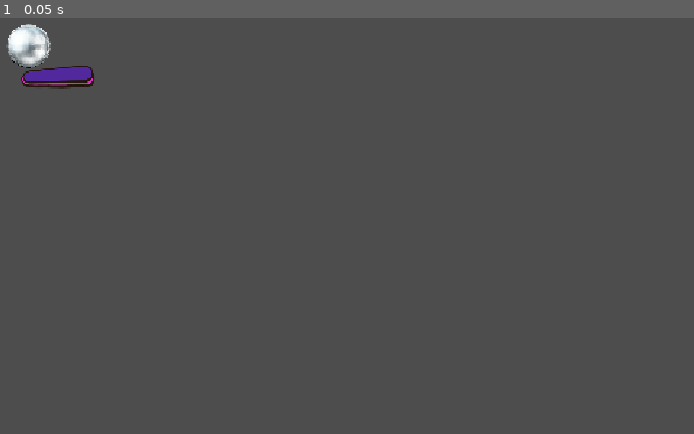
Above: before the commit, frame 1.
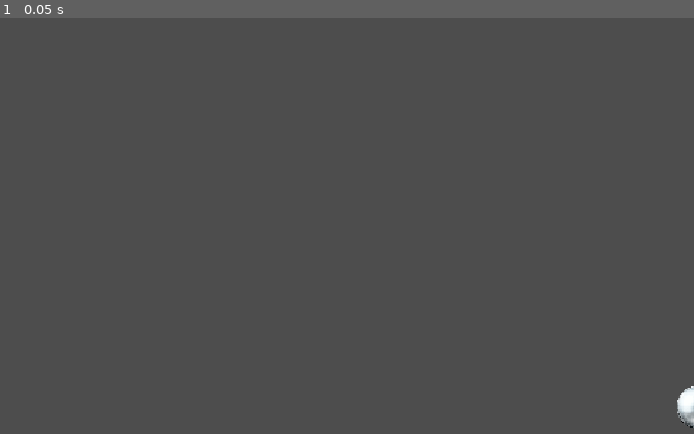
Above: after the commit, the same moment.

Repository: Edu-Dev12/Pinball_Survivor
Game: Godot game, scene res://Scenes/Level/Manager/game_manager.tscn
Same seed, same stepped clock (60 frames per second), same inputs: the game is played once before the commit and once after it. Before the commit the project starts from res://Scenes/main.tscn.
Inputs:
- Up to frame 1 (0.05 s): no input

The runs differ from the first frame. In frame 1, 1.2% of the frame differs, in the area x 0-100%, y 1-99%.

Commit message:
Managers gerais estrutura e organização

Diff:
--- /dev/null
+++ b/rhythm-game/Scenes/Audio/audio_manager.tscn
@@ -0,0 +1,8 @@
+[gd_scene format=3 uid="uid://biimlykjoq3x0"]
+
+[ext_resource type="Script" uid="uid://d1i4c0sk71qdf" path="res://Scripts/Audio/audio_manager.gd" id="1_goatc"]
+
+[node name="AudioManager" type="Node" unique_id=784908234]
+script = ExtResource("1_goatc")
+
+[node name="BackgroundMusic" type="AudioStreamPlayer" parent="." unique_id=1845058462]
--- /dev/null
+++ b/rhythm-game/Scenes/Camera/game_camera.tscn
@@ -0,0 +1,6 @@
+[gd_scene format=3 uid="uid://c2f02pdv27swa"]
+
+[ext_resource type="Script" uid="uid://dfk0qhf7wk1mc" path="res://Scripts/Camera/game_camera.gd" id="1_f7m5w"]
+
+[node name="GameCamera" type="Camera2D" unique_id=1832176273]
+script = ExtResource("1_f7m5w")
--- /dev/null
+++ b/rhythm-game/Scenes/Environment/pinball_machine.tscn
@@ -0,0 +1,3 @@
+[gd_scene format=3 uid="uid://dko0vq4ku86vb"]
+
+[node name="PinballMachine" type="Node2D" unique_id=1384302898]
--- /dev/null
+++ b/rhythm-game/Scenes/Level/Manager/game_manager.tscn
@@ -0,0 +1,9 @@
+[gd_scene format=3 uid="uid://dedyay5otb6h"]
+
+[ext_resource type="Script" uid="uid://bwv8wceiayo3k" path="res://Scripts/Level/game_manager.gd" id="1_10sge"]
+[ext_resource type="PackedScene" uid="uid://c2f02pdv27swa" path="res://Scenes/Camera/game_camera.tscn" id="2_piw3h"]
+
+[node name="GameManager" type="Node" unique_id=126509562]
+script = ExtResource("1_10sge")
+
+[node name="GameCamera" parent="." unique_id=1832176273 instance=ExtResource("2_piw3h")]
--- /dev/null
+++ b/rhythm-game/Scenes/Level/game_over.tscn
@@ -0,0 +1,3 @@
+[gd_scene format=3 uid="uid://bovdpmjyi3yqj"]
+
+[node name="GameOver" type="Node2D" unique_id=99748725]
--- /dev/null
+++ b/rhythm-game/Scenes/Level/level_1.tscn
@@ -0,0 +1,11 @@
+[gd_scene format=3 uid="uid://d21nmp141vkff"]
+
+[ext_resource type="PackedScene" uid="uid://dko0vq4ku86vb" path="res://Scenes/Environment/pinball_machine.tscn" id="1_k541i"]
+[ext_resource type="PackedScene" uid="uid://c46x7behm7yyv" path="res://Scenes/Entity/player.tscn" id="2_m5hwo"]
+
+[node name="Level_1" type="Node2D" unique_id=989795356]
+
+[node name="Pinball_Machine" parent="." unique_id=1384302898 instance=ExtResource("1_k541i")]
+
+[node name="Player" parent="." unique_id=288184236 instance=ExtResource("2_m5hwo")]
+position = Vector2(582, 284)
--- /dev/null
+++ b/rhythm-game/Scenes/Level/menu.tscn
@@ -0,0 +1,3 @@
+[gd_scene format=3 uid="uid://d3vqqvvmjt071"]
+
+[node name="Menu" type="Node2D" unique_id=576646292]
--- /dev/null
+++ b/rhythm-game/Scenes/Utils/signal_manager.tscn
@@ -0,0 +1,6 @@
+[gd_scene format=3 uid="uid://dw3fukwpg6503"]
+
+[ext_resource type="Script" uid="uid://cef0gnbyq5yyn" path="res://Scripts/Utils/signal_manager.gd" id="1_7dm1c"]
+
+[node name="SignalManager" type="Node" unique_id=427799901]
+script = ExtResource("1_7dm1c")
--- a/rhythm-game/Scenes/main.tscn
+++ /dev/null
@@ -1,183 +0,0 @@
-[gd_scene format=3 uid="uid://d21nmp141vkff"]
-
-[ext_resource type="PackedScene" uid="uid://c46x7behm7yyv" path="res://Scenes/Entity/player.tscn" id="1_jjgbg"]
-
-[sub_resource type="RectangleShape2D" id="RectangleShape2D_pv2mu"]
-size = Vector2(261, 1171.6504)
-
-[sub_resource type="CircleShape2D" id="CircleShape2D_pv2mu"]
-radius = 31.0
-
-[node name="Main" type="Node2D" unique_id=989795356]
-
-[node name="Player" parent="." unique_id=288184236 instance=ExtResource("1_jjgbg")]
-position = Vector2(194, 88)
-
-[node name="StaticBody2D" type="StaticBody2D" parent="." unique_id=1516321544]
-
-[node name="CollisionShape2D" type="CollisionShape2D" parent="StaticBody2D" unique_id=854956123]
-position = Vector2(-120.5, 331.5)
-shape = SubResource("RectangleShape2D_pv2mu")
-
-[node name="StaticBody2D2" type="StaticBody2D" parent="." unique_id=1467445081]
-position = Vector2(1397, 0)
-
-[node name="CollisionShape2D" type="CollisionShape2D" parent="StaticBody2D2" unique_id=883769897]
-position = Vector2(-120.5, 331.5)
-shape = SubResource("RectangleShape2D_pv2mu")
-
-[node name="StaticBody2D3" type="StaticBody2D" parent="." unique_id=1187759566]
-position = Vector2(8.999878, 660)
-rotation = -1.5646887
-
-[node name="CollisionShape2D" type="CollisionShape2D" parent="StaticBody2D3" unique_id=1656234384]
-position = Vector2(-120.47362, 577.7467)
-shape = SubResource("RectangleShape2D_pv2mu")
-
-[node name="StaticBody2D4" type="StaticBody2D" parent="." unique_id=238448212]
-position = Vector2(-4, -246.00006)
-rotation = -1.5646887
-
-[node name="CollisionShape2D" type="CollisionShape2D" parent="StaticBody2D4" unique_id=922483823]
-position = Vector2(-120.47362, 577.7467)
-shape = SubResource("RectangleShape2D_pv2mu")
-
-[node name="StaticBody2D5" type="StaticBody2D" parent="." unique_id=312510322 groups=["Enemy"]]
-position = Vector2(354, 303)
-
-[node name="CollisionShape2D" type="CollisionShape2D" parent="StaticBody2D5" unique_id=1646090519]
-shape = SubResource("CircleShape2D_pv2mu")
-debug_color = Color(0.981728, 0, 0.37262845, 0.41960785)
-
-[node name="StaticBody2D6" type="StaticBody2D" parent="." unique_id=2079341259 groups=["Enemy"]]
-position = Vector2(600, 140)
-
-[node name="CollisionShape2D" type="CollisionShape2D" parent="StaticBody2D6" unique_id=1802942426]
-shape = SubResource("CircleShape2D_pv2mu")
-debug_color = Color(0.981728, 0, 0.37262845, 0.41960785)
-
-[node name="StaticBody2D7" type="StaticBody2D" parent="." unique_id=39121181 groups=["Enemy"]]
-position = Vector2(541, 547)
-
-[node name="CollisionShape2D" type="CollisionShape2D" parent="StaticBody2D7" unique_id=407734183]
-shape = SubResource("CircleShape2D_pv2mu")
-debug_color = Color(0.981728, 0, 0.37262845, 0.41960785)
-
-[node name="StaticBody2D8" type="StaticBody2D" parent="." unique_id=1776911191 groups=["Enemy"]]
-position = Vector2(897, 393)
-
-[node name="CollisionShape2D" type="CollisionShape2D" parent="StaticBody2D8" unique_id=755949671]
-shape = SubResource("CircleShape2D_pv2mu")
-debug_color = Color(0.981728, 0, 0.37262845, 0.41960785)
-
-[node name="StaticBody2D9" type="StaticBody2D" parent="." unique_id=873334952 groups=["Enemy"]]
-position = Vector2(928, 115)
-
-[node name="CollisionShape2D" type="CollisionShape2D" parent="StaticBody2D9" unique_id=1193496160]
-shape = SubResource("CircleShape2D_pv2mu")
-debug_color = Color(0.981728, 0, 0.37262845, 0.41960785)
-
-[node name="StaticBody2D10" type="StaticBody2D" parent="." unique_id=1809243827 groups=["Enemy"]]
-position = Vector2(970, 572)
-
-[node name="CollisionShape2D" type="CollisionShape2D" parent="StaticBody2D10" unique_id=1751221924]
-shape = SubResource("CircleShape2D_pv2mu")
-debug_color = Color(0.981728, 0, 0.37262845, 0.41960785)
-
-[node name="StaticBody2D11" type="StaticBody2D" parent="." unique_id=621820839 groups=["Enemy"]]
-position = Vector2(175, 572)
-
-[node name="CollisionShape2D" type="CollisionShape2D" parent="StaticBody2D11" unique_id=1382906014]
-shape = SubResource("CircleShape2D_pv2mu")
-debug_color = Color(0.981728, 0, 0.37262845, 0.41960785)
-
-[node name="StaticBody2D12" type="StaticBody2D" parent="." unique_id=1915692687 groups=["Enemy"]]
-position = Vector2(96, 282)
-
-[node name="CollisionShape2D" type="CollisionShape2D" parent="StaticBody2D12" unique_id=1056804653]
-shape = SubResource("CircleShape2D_pv2mu")
-debug_color = Color(0.981728, 0, 0.37262845, 0.41960785)
-
-[node name="StaticBody2D13" type="StaticBody2D" parent="." unique_id=1483147496 groups=["Enemy"]]
-position = Vector2(333, 102)
-
-[node name="CollisionShape2D" type="CollisionShape2D" parent="StaticBody2D13" unique_id=814540332]
-shape = SubResource("CircleShape2D_pv2mu")
-debug_color = Color(0.981728, 0, 0.37262845, 0.41960785)
-
-[node name="StaticBody2D14" type="StaticBody2D" parent="." unique_id=1355388035 groups=["Enemy"]]
-position = Vector2(620, 399)
-
-[node name="CollisionShape2D" type="CollisionShape2D" parent="StaticBody2D14" unique_id=227310783]
-shape = SubResource("CircleShape2D_pv2mu")
-debug_color = Color(0.981728, 0, 0.37262845, 0.41960785)
-
-[node name="StaticBody2D15" type="StaticBody2D" parent="." unique_id=1276833404 groups=["Enemy"]]
-position = Vector2(806, 212)
-
-[node name="CollisionShape2D" type="CollisionShape2D" parent="StaticBody2D15" unique_id=1224342467]
-shape = SubResource("CircleShape2D_pv2mu")
-debug_color = Color(0.981728, 0, 0.37262845, 0.41960785)
-
-[node name="StaticBody2D16" type="StaticBody2D" parent="." unique_id=83504925 groups=["Enemy"]]
-position = Vector2(750, 536)
-
-[node name="CollisionShape2D" type="CollisionShape2D" parent="StaticBody2D16" unique_id=164812148]
-shape = SubResource("CircleShape2D_pv2mu")
-debug_color = Color(0.981728, 0, 0.37262845, 0.41960785)
-
-[node name="StaticBody2D17" type="StaticBody2D" parent="." unique_id=148696607 groups=["Enemy"]]
-position = Vector2(261, 426)
-
-[node name="CollisionShape2D" type="CollisionShape2D" parent="StaticBody2D17" unique_id=856476950]
-shape = SubResource("CircleShape2D_pv2mu")
-debug_color = Color(0.981728, 0, 0.37262845, 0.41960785)
-
-[node name="StaticBody2D18" type="StaticBody2D" parent="." unique_id=1386749986 groups=["Enemy"]]
-position = Vector2(59, 480)
-
-[node name="CollisionShape2D" type="CollisionShape2D" parent="StaticBody2D18" unique_id=1558096131]
-shape = SubResource("CircleShape2D_pv2mu")
-debug_color = Color(0.981728, 0, 0.37262845, 0.41960785)
-
-[node name="StaticBody2D19" type="StaticBody2D" parent="." unique_id=1963880174 groups=["Enemy"]]
-position = Vector2(72, 92)
-
-[node name="CollisionShape2D" type="CollisionShape2D" parent="StaticBody2D19" unique_id=1292480839]
-shape = SubResource("CircleShape2D_pv2mu")
-debug_color = Color(0.981728, 0, 0.37262845, 0.41960785)
-
-[node name="StaticBody2D20" type="StaticBody2D" parent="." unique_id=1202407419 groups=["Enemy"]]
-position = Vector2(463, 72)
-
-[node name="CollisionShape2D" type="CollisionShape2D" parent="StaticBody2D20" unique_id=1616568406]
-shape = SubResource("CircleShape2D_pv2mu")
-debug_color = Color(0.981728, 0, 0.37262845, 0.41960785)
-
-[node name="StaticBody2D21" type="StaticBody2D" parent="." unique_id=232802796 groups=["Enemy"]]
-position = Vector2(776, 72)
-
-[node name="CollisionShape2D" type="CollisionShape2D" parent="StaticBody2D21" unique_id=289724205]
-shape = SubResource("CircleShape2D_pv2mu")
-debug_color = Color(0.981728, 0, 0.37262845, 0.41960785)
-
-[node name="StaticBody2D22" type="StaticBody2D" parent="." unique_id=202064813 groups=["Enemy"]]
-position = Vector2(1092, 456)
-
-[node name="CollisionShape2D" type="CollisionShape2D" parent="StaticBody2D22" unique_id=171896759]
-shape = SubResource("CircleShape2D_pv2mu")
-debug_color = Color(0.981728, 0, 0.37262845, 0.41960785)
-
-[node name="StaticBody2D23" type="StaticBody2D" parent="." unique_id=481266226 groups=["Enemy"]]
-position = Vector2(1035, 267)
-
-[node name="CollisionShape2D" type="CollisionShape2D" parent="StaticBody2D23" unique_id=154417760]
-shape = SubResource("CircleShape2D_pv2mu")
-debug_color = Color(0.981728, 0, 0.37262845, 0.41960785)
-
-[node name="StaticBody2D24" type="StaticBody2D" parent="." unique_id=418405807 groups=["Enemy"]]
-position = Vector2(1082, 84)
-
-[node name="CollisionShape2D" type="CollisionShape2D" parent="StaticBody2D24" unique_id=748828359]
-shape = SubResource("CircleShape2D_pv2mu")
-debug_color = Color(0.981728, 0, 0.37262845, 0.41960785)
--- /dev/null
+++ b/rhythm-game/Scripts/Audio/audio_manager.gd
@@ -0,0 +1,53 @@
+extends Node
+
+@onready var bgm_streamer := $BackgroundMusic
+
+var current_music_index := 0
+var musics := [
+]
+
+func _ready() -> void:
+	bgm_streamer.finished.connect(_on_music_finished)
+
+func change_current_music(music: AudioStream):
+	bgm_streamer.stream = music
+	bgm_streamer.bus = "Music"
+	bgm_streamer.play()
+
+#Da play na musica atual da lista, possibilitando uma fila de musicas
+func play_current_music() -> void:
+	if musics.is_empty():
+		return
+
+	bgm_streamer.stream = musics[current_music_index]
+	bgm_streamer.bus = "Music"
+	bgm_streamer.play()
+
+func _on_music_finished() -> void:
+	if musics.is_empty():
+		return
+
+	current_music_index += 1
+	if current_music_index >= musics.size():
+		current_music_index = 0
+	play_current_music()
+
+func stop_music():
+	bgm_streamer.stop()
+
+func play_sound_effect(stream: AudioStream, bus: String = "SFX", volume_db: float = 0.0, pitch_min: float = 0.90, pitch_max: float = 1.05) -> void:
+	var new_sfx := AudioStreamPlayer.new()
+
+	new_sfx.stream = stream
+	new_sfx.bus = bus
+	new_sfx.volume_db = volume_db
+	new_sfx.pitch_scale = randf_range(pitch_min, pitch_max)
+
+	new_sfx.finished.connect(
+		destroy_stream_player.bind(new_sfx)
+	)
+	add_child(new_sfx)
+	new_sfx.play()
+
+func destroy_stream_player(stream_player: AudioStreamPlayer) -> void:
+	stream_player.queue_free()
--- /dev/null
+++ b/rhythm-game/Scripts/Camera/game_camera.gd
@@ -0,0 +1,4 @@
+extends Camera2D
+
+var can_follow_player: bool = false
+var current_player_node: PlayerBody
--- a/rhythm-game/Scripts/Entity/player.gd
+++ b/rhythm-game/Scripts/Entity/player.gd
@@ -1,6 +1,8 @@
+@icon("res://Assets/pinball_image.png")
 extends Node2D
+class_name PlayerBody
 
 @export var rigidBody2D: RigidBody2D
 
-func _physics_process(delta: float) -> void:
+func _physics_process(_delta: float) -> void:
 	pass
--- /dev/null
+++ b/rhythm-game/Scripts/Level/game_manager.gd
@@ -0,0 +1,82 @@
+extends Node
+class_name GameManager
+
+@export_enum("menu","game_over","level_1") var starting_level_name: String = "level_1"
+@export_enum("menu","game_over","level_1") var try_again_scene_name: String = "game_over"
+@onready var camera: Camera2D = $GameCamera
+
+# Leveis de sistema e fluxo
+const MENU = preload("res://Scenes/Level/menu.tscn")
+const GAME_OVER = preload("res://Scenes/Level/game_over.tscn")
+# Leveis de jogo
+const LEVEL_1_1 = preload("res://Scenes/Level/level_1.tscn")
+
+var current_level_node: Node2D
+var current_level_packed_scene: PackedScene
+var game_leveis = {
+	# Telas de sistema e fluxo
+	"menu": MENU,
+	"game_over": GAME_OVER,
+	# Fases do jogo
+	"level_1": LEVEL_1_1
+}
+
+# Called when the node enters the scene tree for the first time.
+func _ready() -> void:
+	SignalManager.next_level_reached.connect(change_current_level)
+	SignalManager.level_loaded.connect(update_tilemap)
+	SignalManager.game_over.connect(game_over)
+
+	SignalManager.player_spawned.connect(update_player)
+	SignalManager.player_died.connect(player_died)
+
+	SignalManager.request_camera_reference.connect(send_camera_reference)
+
+	change_current_level(starting_level_name)
+
+func update_player(new_player: PlayerBody):
+	camera.update_player_node(new_player)
+
+func update_tilemap(new_tilemap: TileMapLayer):
+	camera.update_camera_limits(new_tilemap)
+
+func change_current_level(level_name: String):
+	# Verifica se a chave existe no dicionário para evitar crashes
+	if not game_leveis.has(level_name):
+		print("Erro: A cena '" + level_name + "' não existe no dicionário game_leveis!")
+		return
+
+	if current_level_node:
+		current_level_node.queue_free()
+
+	var target_scene = game_leveis[level_name]
+	current_level_packed_scene = target_scene
+
+	var new_current_level = target_scene.instantiate()
+	add_child(new_current_level)
+	camera.can_follow_player = true
+	current_level_node = new_current_level
+
+func player_died():
+	if current_level_node:
+		current_level_node.queue_free()
+	current_level_node = current_level_packed_scene.instantiate()
+	add_child(current_level_node)
+	AudioManager.play_current_music()
+
+func game_over():
+	if current_level_node:
+		current_level_node.queue_free()
+	camera.free_limits()
+	camera.position = Vector2(128,120)
+
+	if game_leveis.has(try_again_scene_name):
+		var try_again_scene = game_leveis[try_again_scene_name]
+		var new_current_level = try_again_scene.instantiate()
+		add_child(new_current_level)
+		current_level_node = new_current_level
+	else:
+		print("Erro: Tela de game_over não configurada corretamente!")
+
+func send_camera_reference():
+	SignalManager.respond_camera_reference.emit(camera)
--- /dev/null
+++ b/rhythm-game/Scripts/Utils/signal_manager.gd
@@ -0,0 +1,16 @@
+@warning_ignore_start("unused_signal")
+extends Node
+
+# Level Management
+signal next_level_reached(next_level: String)
+signal level_loaded(new_tilemap: TileMapLayer)
+signal game_over
+
+# Player Management
+signal player_spawned(player: CharacterBody2D)
+signal player_died
+
+# Camera Management
+signal request_camera_reference
+signal respond_camera_reference(camera: Camera2D)
+signal disable_camera_follow
--- /dev/null
+++ b/rhythm-game/default_bus_layout.tres
@@ -0,0 +1,15 @@
+[gd_resource type="AudioBusLayout" format=3 uid="uid://cocegwu712p6g"]
+
+[resource]
+bus/1/name = &"SFX"
+bus/1/solo = false
+bus/1/mute = false
+bus/1/bypass_fx = false
+bus/1/volume_db = 0.0
+bus/1/send = &"Master"
+bus/2/name = &"Music"
+bus/2/solo = false
+bus/2/mute = false
+bus/2/bypass_fx = false
+bus/2/volume_db = 0.0
+bus/2/send = &"Master"
--- a/rhythm-game/project.godot
+++ b/rhythm-game/project.godot
@@ -11,13 +11,19 @@
 [application]
 
 config/name="Rhythm_Game"
-run/main_scene="uid://d21nmp141vkff"
+run/main_scene="uid://dedyay5otb6h"
 config/features=PackedStringArray("4.7", "Forward Plus")
 config/icon="uid://by6wa2ghwntw6"
+
+[audio]
+
+buses/default_bus_layout="uid://cocegwu712p6g"
 
 [autoload]
 
 Global="*uid://1jqdj4y776tq"
+AudioManager="*uid://biimlykjoq3x0"
+SignalManager="*uid://dw3fukwpg6503"
 
 [display]
 
Renamed: rhythm-game/Assets/Spritesheet_Bola.png -> rhythm-game/Assets/Spritesheet_Ball_Mode.png
Not shown, added: rhythm-game/Assets/Spritesheet_Ball_Mode.png.import
Not shown, added: rhythm-game/Scripts/Audio/audio_manager.gd.uid
Not shown, added: rhythm-game/Scripts/Camera/game_camera.gd.uid
Not shown, added: rhythm-game/Scripts/Level/game_manager.gd.uid
Not shown, added: rhythm-game/Scripts/Utils/signal_manager.gd.uid
